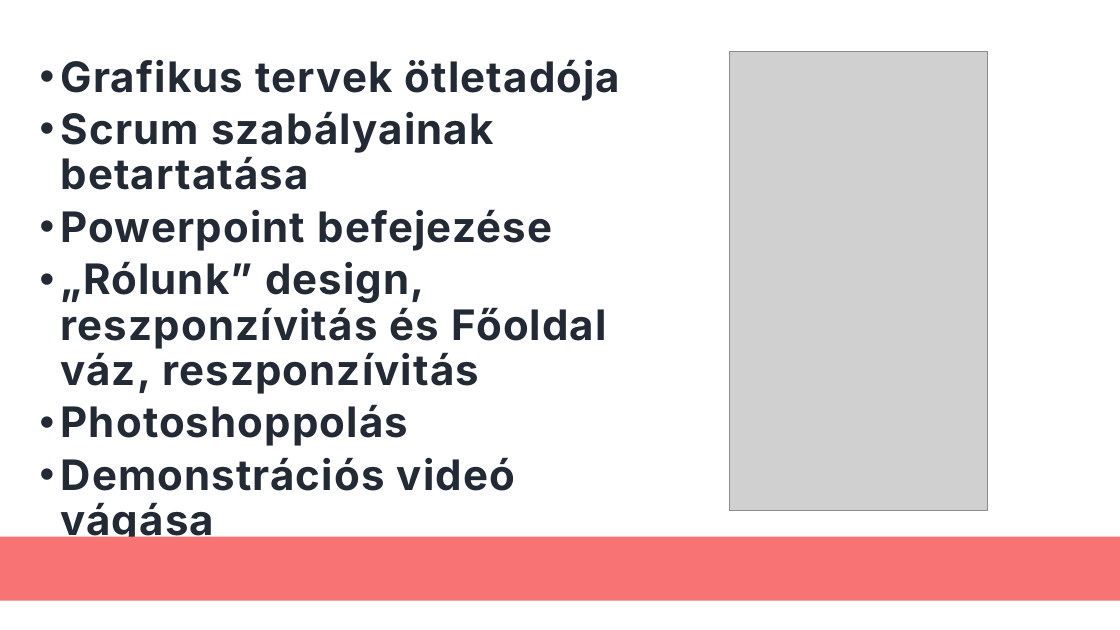
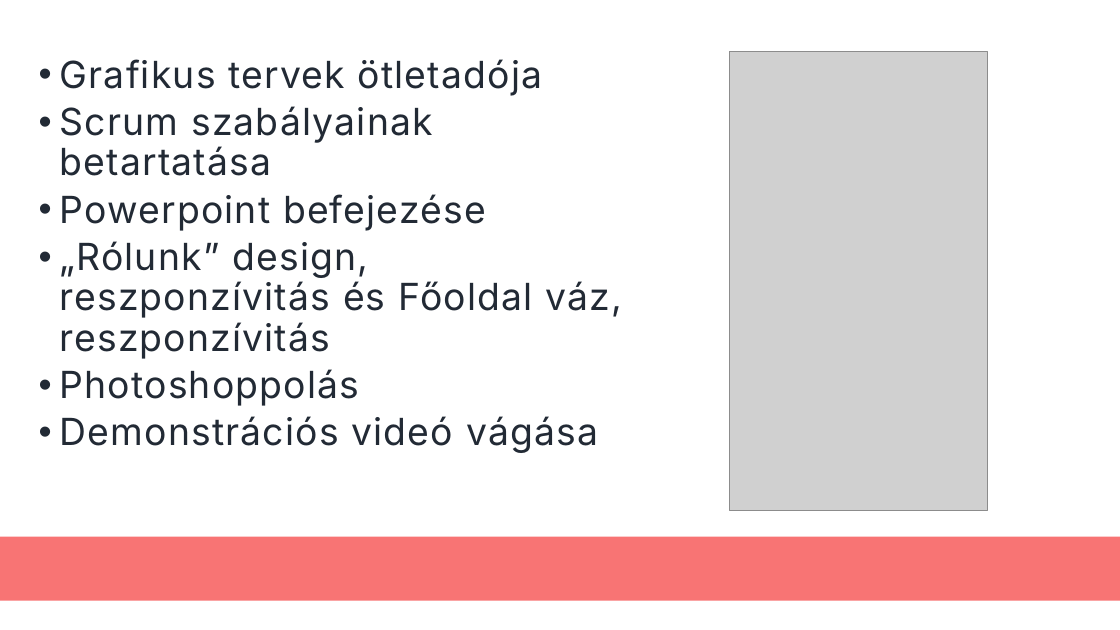
Before and after one commit to dzsofri/kulimuli.com, a slide deck: slide 17 of ikt projektfeladat.pptx. Drawn at 1120x630 pixels with LibreOffice and Linux fonts; fonts in the diff are those of the drawing; grey boxes stand for pictures. Boxes give left, top, right and bottom in pixels: in the first picture for what was removed or moved away, otherwise in the second. Text is boxed around its words. In the diff, an @@ line names an element or a change of style, - is before the commit and + after.

```diff
--- a/ikt projektfeladat.pptx
+++ b/ikt projektfeladat.pptx
@@ text "Grafikus tervek ötletadója" at (60, 59, 623, 453): size 36 to 32 pt, bold off @@
```
Also in this commit, not shown: 7 other slides changed.
